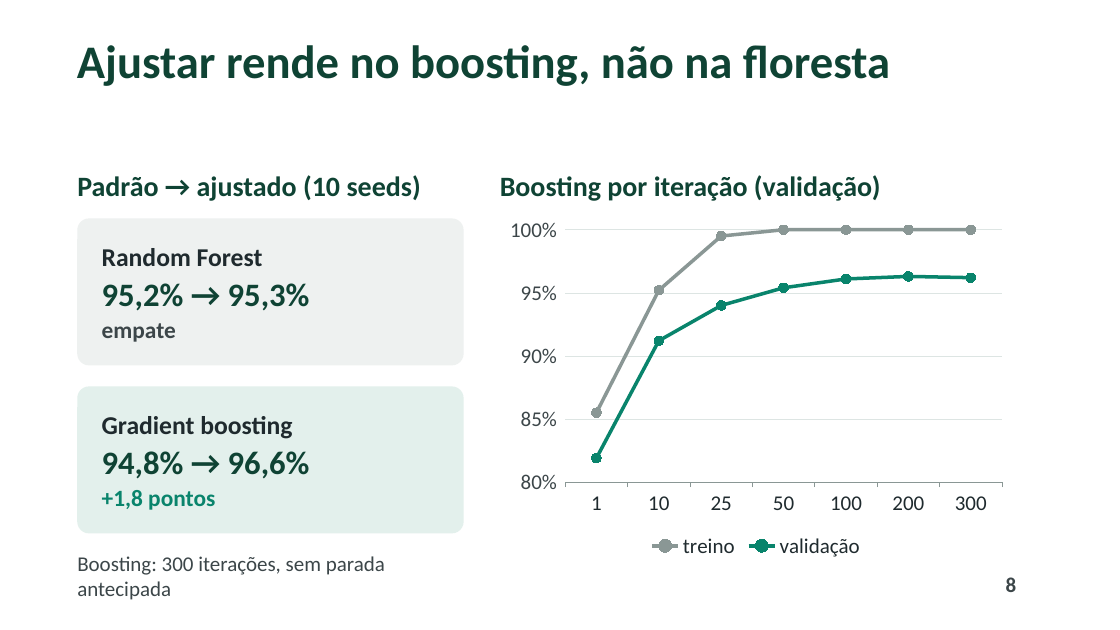
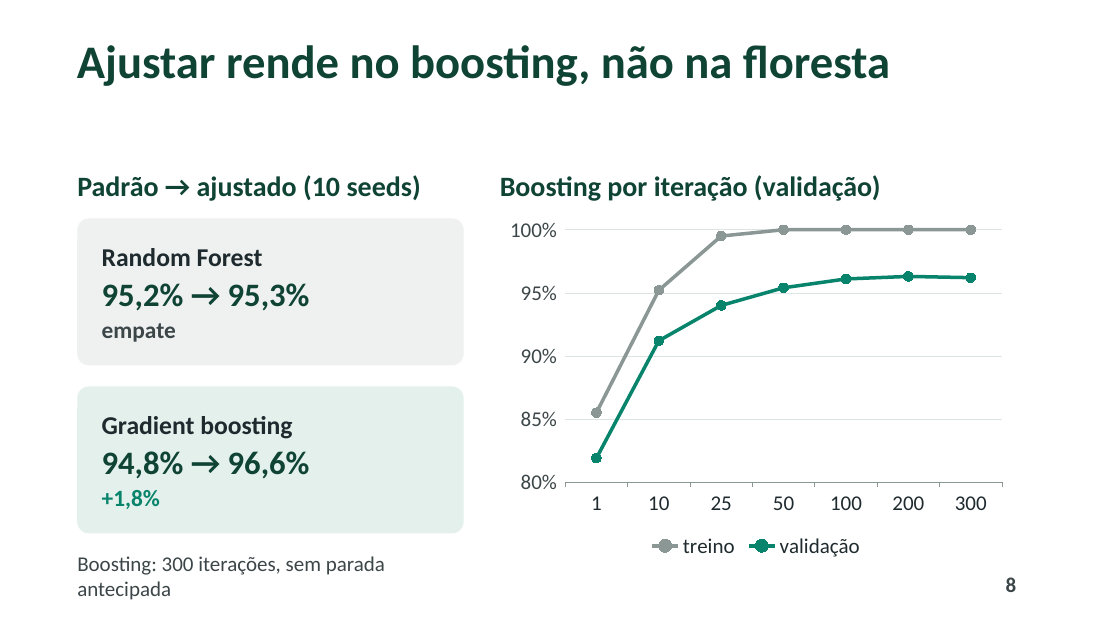
Before and after one commit to pumba-dev/machine-learning-practice, a slide deck: slide 8 of slides/apresentacao_random_tree.pptx. Drawn at 1120x630 pixels with LibreOffice and Linux fonts; fonts in the diff are those of the drawing; background and template pictures are left out. Boxes give left, top, right and bottom in pixels: in the first picture for what was removed or moved away, otherwise in the second. Text is boxed around its words. In the diff, an @@ line names an element or a change of style, - is before the commit and + after.

```diff
--- a/slides/apresentacao_random_tree.pptx
+++ b/slides/apresentacao_random_tree.pptx
@@ text in rounded rectangle at [102, 490, 160, 509]: text changed @@
-+1,8 pontos
++1,8%
```
Also in this commit, not shown: 5 other slides changed, 6 other files.
